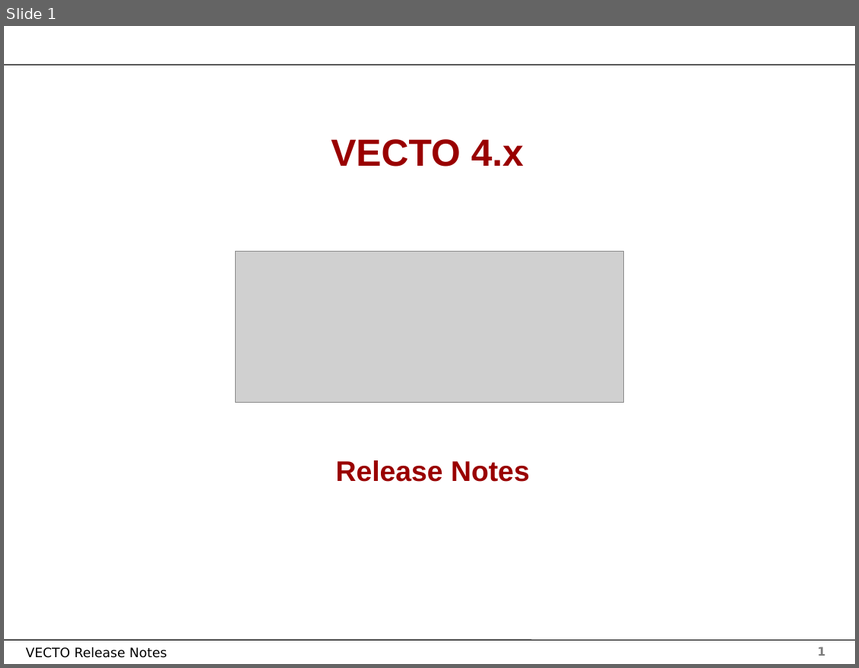
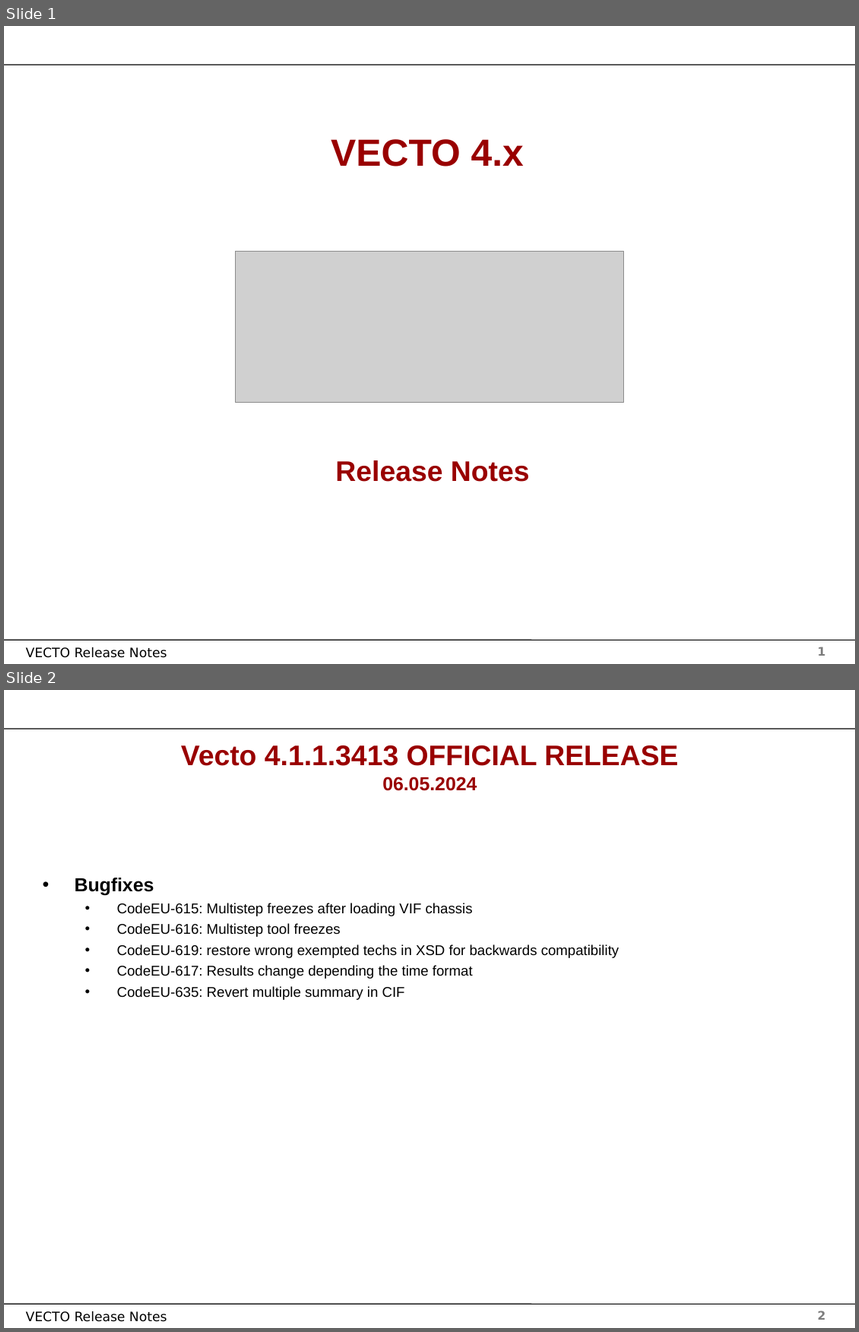
Before and after one commit to tanawadeatharva/BharatVECTO, a slide deck: Documentation/User Manual Source/Release Notes Vecto4.x.pptx. Shown one above the other, each under a label of ours: slide 1 before the commit, slides 1 and 2 after it. The pictures are 859x668 and 859x1332 pixels, drawn with LibreOffice and Linux fonts; fonts in the diff are those of the drawing; grey boxes stand for pictures; background and template pictures are left out. Boxes give left, top, right and bottom in pixels: in the first picture for what was removed or moved away, otherwise in the second. Text is boxed around its words. In the diff, an @@ line names an element or a change of style, - is before the commit and + after.

```diff
--- a/Documentation/User Manual Source/Release Notes Vecto4.x.pptx
+++ b/Documentation/User Manual Source/Release Notes Vecto4.x.pptx
@@ slide 2 added at [4, 690, 855, 1328], background #FFFFFF; not listed: 4 template elements that a slide beside it also shows @@
@@ title added at [181, 745, 678, 791], 24 pt, text #990000, bold @@
+Vecto 4.1.1.3413 OFFICIAL RELEASE
+06.05.2024
@@ text added at [75, 878, 619, 1000], 12 pt, text #000000 @@
+• Bugfixes
+  • CodeEU-615: Multistep freezes after loading VIF chassis
+  • CodeEU-616: Multistep tool freezes
+  • CodeEU-619: restore wrong exempted techs in XSD for backwards compatibility
+  • CodeEU-617: Results change depending the time format
+  • CodeEU-635: Revert multiple summary in CIF
```
Also in this commit, not shown: 4 other files.
